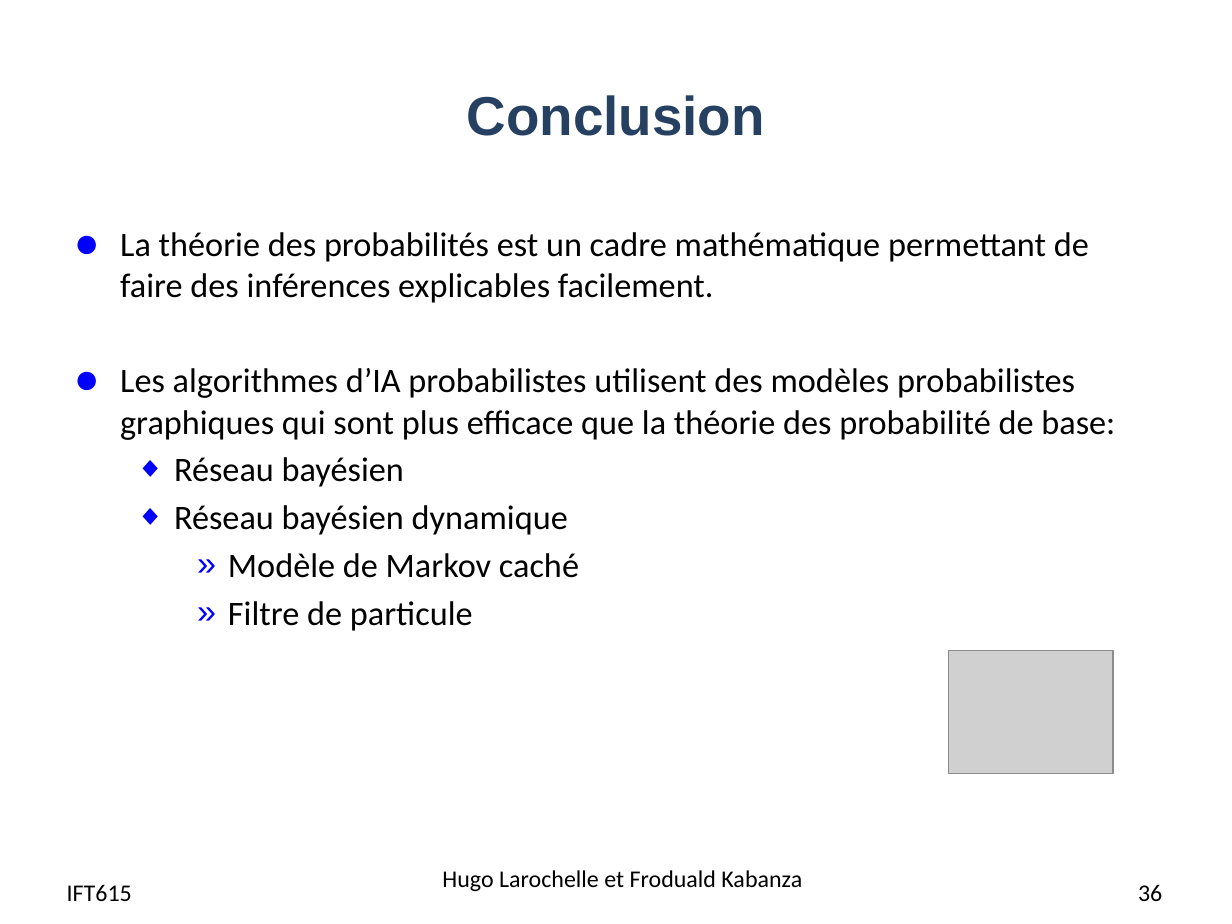
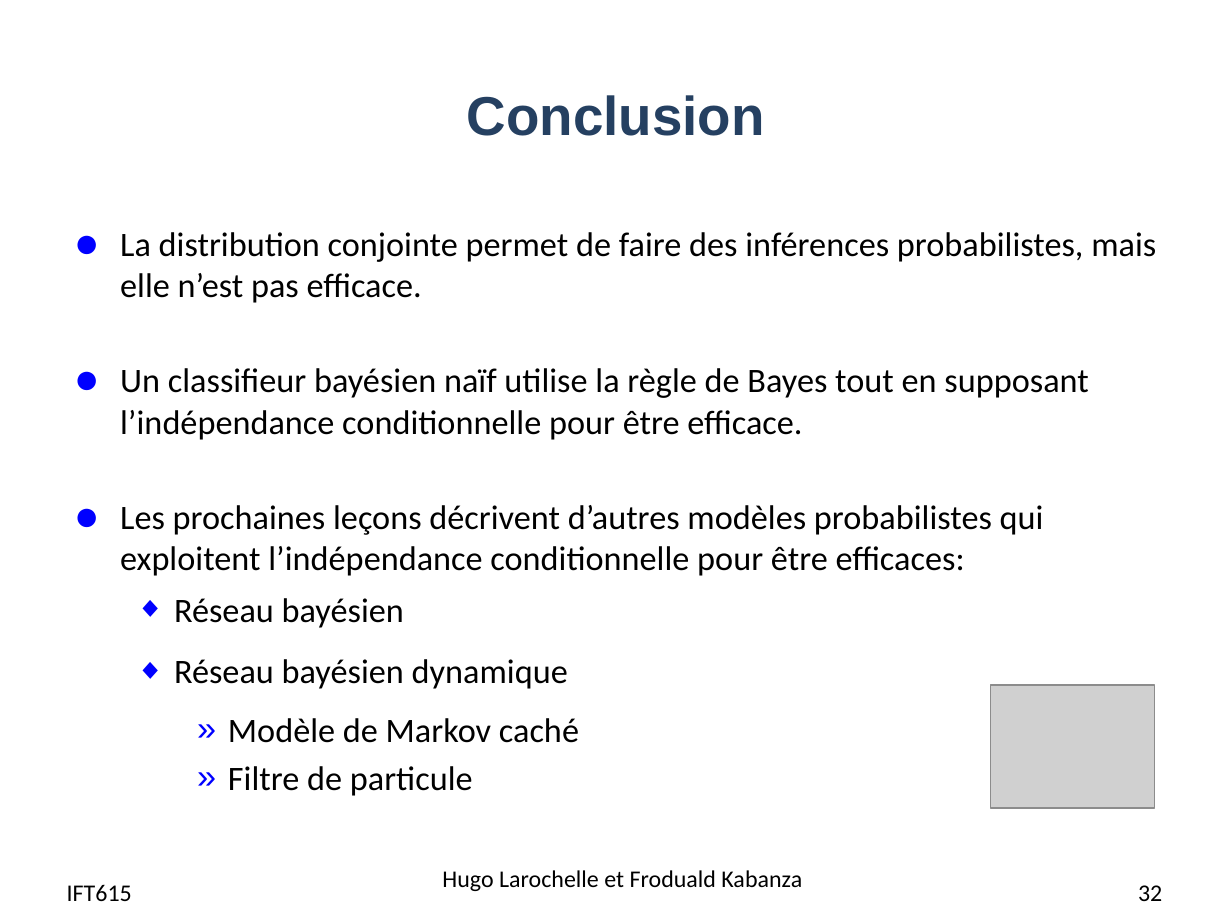
Before and after one commit to djeffkanda/djeffkanda.github.io, a slide deck: slide 32 of ift/assets/slides/ift615-09-Raisonnement probabiliste - notions de base et classifieur bayesien naif.pptx (slide 36 before the commit). Drawn at 1232x924 pixels with LibreOffice and Linux fonts; fonts in the diff are those of the drawing; grey boxes stand for pictures. Boxes give left, top, right and bottom in pixels: in the first picture for what was removed or moved away, otherwise in the second. Text is boxed around its words. In the diff, an @@ line names an element or a change of style, - is before the commit and + after.

```diff
--- a/ift/assets/slides/ift615-09-Raisonnement probabiliste - notions de base et classifieur bayesien naif.pptx
+++ b/ift/assets/slides/ift615-09-Raisonnement probabiliste - notions de base et classifieur bayesien naif.pptx
@@ text at (120,232,1156,576): text changed @@
-● La théorie des probabilités est un cadre mathématique permettant de faire des inférences explicables facilement.
-● Les algorithmes d’IA probabilistes utilisent des modèles probabilistes graphiques qui sont plus efficace que la théorie des probabilité de base:
+● La distribution conjointe permet de faire des inférences probabilistes, mais elle n’est pas efficace.
+● Un classifieur bayésien naïf utilise la règle de Bayes tout en supposant l’indépendance conditionnelle pour être efficace.
+● Les prochaines leçons décrivent d’autres modèles probabilistes qui exploitent l’indépendance conditionnelle pour être efficaces:
@@ text at (174,598,568,689): more space between paragraphs @@
@@ picture: place and size @@
-picture at (949,650,1112,774)
+picture at (991,685,1154,808)
@@ page number at (1138,885,1162,901): text changed @@
-36
+32
```
Also in this commit, not shown: 16 other slides changed, 4 slides removed, 5 other files.
